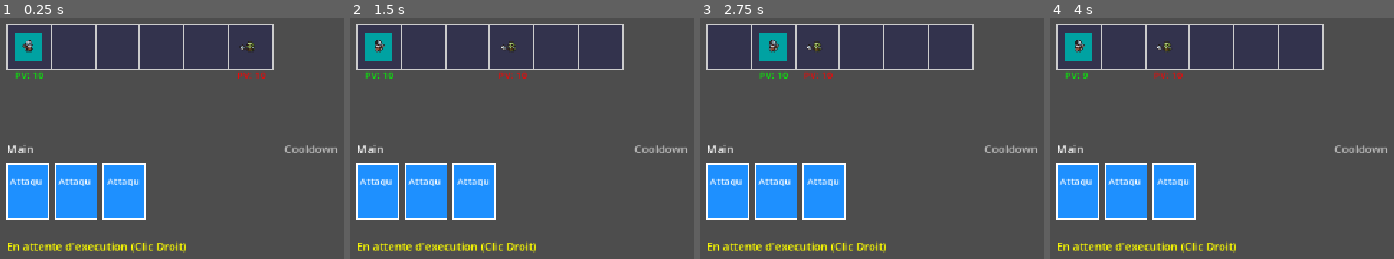
Above: before the commit, frames 1-4 (left to right).
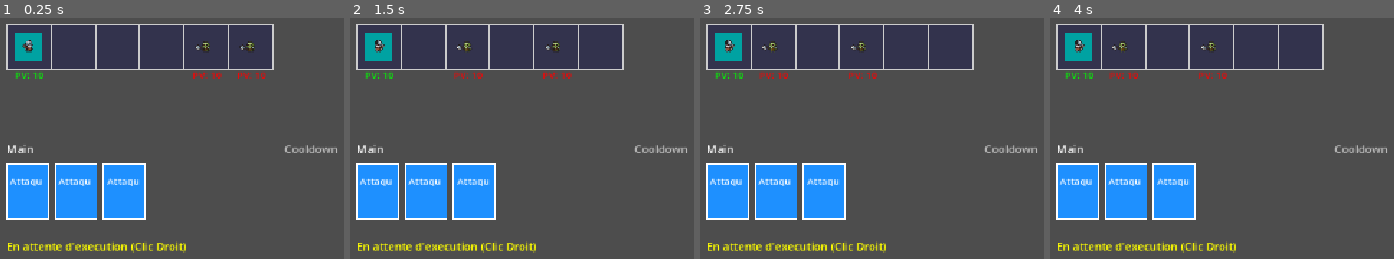
Above: after the commit, the same moments.

Repository: NiorsHaz/GMJ-Instase-2026
Game: Godot game, scene res://Scene/level_test.tscn
Same seed, same stepped clock (60 frames per second), same inputs: the game is played once before the commit and once after it.
Inputs (mouse positions are in pixels of both pictures, inside the frame that each line leads up to):
- Up to frame 1 (0.25 s): no input
- Up to frame 2 (1.5 s): tap Enter (ui_accept) at 0.5, 0.77, 1.25 s; move the mouse to (outside the picture) at 0.52 s; hold Right (ui_right) 0.53-1.28 s; tap E at 0.6, 1.35 s; click (outside the picture) at 0.67 s; move the mouse to (525, 133) at 1.27 s; hold Left (ui_left) from 1.28 s (still down)
- Up to frame 3 (2.75 s): tap Enter (ui_accept) at 1.52, 2 s; move the mouse to (outside the picture) at 2.02 s; release Left (ui_left) at 2.03 s; hold Right (ui_right) from 2.03 s (still down); tap E at 2.1 s
- Up to frame 4 (4 s): tap Enter (ui_accept) at 2.75, 3.02, 3.5, 3.77 s; move the mouse to (1345, 201) at 2.77 s; tap E at 2.85, 3.6 s; click (1345, 201) at 2.92 s; move the mouse to (outside the picture) at 3.52 s; release Right (ui_right) at 3.53 s; hold Left (ui_left) from 3.53 s (still down)

The runs differ from the first frame. In frame 1, 0.2% of the frame differs, in the area x 56-65%, y 9-26%; in frame 2, 0.6%; in frame 3, 2.5%, in the area x 4-52%, y 6-26%; in frame 4, 0.7%.

Commit message:
multi enemies

Diff:
--- a/Scripts/script.gd
+++ b/Scripts/script.gd
@@ -9,6 +9,7 @@
 var horizontal_grid: Array = []
 var player_instance: Node2D = null
 var enemy_instance: Node2D = null
+var enemies: Array = []
 var player_hand: Array[ActionTile] = []
 var action_queue: Array[ActionTile] = []
 var cooldown_list: Array[ActionTile] = []
@@ -22,7 +23,8 @@
 func _ready() -> void:
 	generate_grid()
 	spawn_player()
-	spawn_enemy()
+	# spawn_enemy()
+	spawn_enemies(2)
 	setup_deck()
 	if is_instance_valid(enemy_instance):
 		enemy_instance.call("plan_next_action", player_instance)
@@ -64,6 +66,30 @@
 	enemy_instance.z_index = 10
 	enemy_cell["occupied_by"] = enemy_instance
 
+func spawn_enemies(count: int) -> void:
+	var max_allowed = int(cell_count / 2.0)
+	if count > max_allowed:
+		print("Attention : Nombre d'ennemis trop élevé (Max autorisé : ", max_allowed, "). Ajusté à ", max_allowed)
+		count = max_allowed
+	var free_cells: Array = []
+	for cell in horizontal_grid:
+		if cell["occupied_by"] == null:
+			free_cells.append(cell)
+	var spawned_count = 0
+	for i in range(free_cells.size() - 1, -1, -1):
+		if spawned_count >= count:
+			break
+		var target_cell = free_cells[i]
+		var enemy_instance = ENEMY_SCENE.instantiate()
+		add_child(enemy_instance)
+		var center_offset = Vector2(cell_width / 2.0, cell_height / 2.0)
+		enemy_instance.call("setup_position", target_cell["position"] + center_offset, target_cell["index"])
+		enemy_instance.z_index = 10
+		target_cell["occupied_by"] = enemy_instance
+		enemies.append(enemy_instance)
+		enemy_instance.call("plan_next_action", player_instance)
+		spawned_count += 1
+
 func _draw() -> void:
 	for cell in horizontal_grid:
 		var rect = Rect2(cell["position"], Vector2(cell_width, cell_height))
@@ -73,10 +99,11 @@
 		var p_hp = player_instance.get("health")
 		var p_pos = player_instance.global_position + Vector2(-20, 45)
 		draw_string(ThemeDB.fallback_font, p_pos, "PV: " + str(p_hp), HORIZONTAL_ALIGNMENT_CENTER, -1, 14, Color.GREEN)
-	if is_instance_valid(enemy_instance):
-		var e_hp = enemy_instance.get("health")
-		var e_pos = enemy_instance.global_position + Vector2(-20, 45)
-		draw_string(ThemeDB.fallback_font, e_pos, "PV: " + str(e_hp), HORIZONTAL_ALIGNMENT_CENTER, -1, 14, Color.RED)
+	for enemy in enemies:
+		if is_instance_valid(enemy):
+			var e_hp = enemy.get("health")
+			var e_pos = enemy.global_position + Vector2(-20, 45)
+			draw_string(ThemeDB.fallback_font, e_pos, "PV: " + str(e_hp), HORIZONTAL_ALIGNMENT_CENTER, -1, 14, Color.RED)
 	draw_string(ThemeDB.fallback_font, HAND_POS + Vector2(0, -15), "Main", HORIZONTAL_ALIGNMENT_LEFT, -1, 16, Color.WHITE)
 	for i in range(player_hand.size()):
 		var tile = player_hand[i]
@@ -143,15 +170,18 @@
 	clean_grid_occupants()
 	var target_cell = horizontal_grid[target_index]
 	var occupant_before_turn = target_cell["occupied_by"]
-	var enemy_was_already_on_target = is_instance_valid(occupant_before_turn) and occupant_before_turn == enemy_instance
-	if is_instance_valid(enemy_instance):
-		enemy_instance.call("execute_prepared_action", self, player_instance)
+	var enemy_on_target_before = null
+	if is_instance_valid(occupant_before_turn) and occupant_before_turn != player_instance:
+		enemy_on_target_before = occupant_before_turn
+	for enemy in enemies:
+		if is_instance_valid(enemy):
+			enemy.call("execute_prepared_action", self, player_instance)
 	clean_grid_occupants()
 	if is_instance_valid(player_instance):
 		var current_index = int(player_instance.get("current_cell_index"))
 		var current_cell = horizontal_grid[current_index]
 		var center_offset = Vector2(cell_width / 2.0, cell_height / 2.0)
-		if enemy_was_already_on_target and is_instance_valid(enemy_instance):
+		if enemy_on_target_before != null and is_instance_valid(enemy_on_target_before):
 			var enemy_index = target_index
 			var movement_dir = target_index - current_index
 			var behind_enemy_index = enemy_index + movement_dir
@@ -160,23 +190,22 @@
 				current_cell["occupied_by"] = null
 				behind_cell["occupied_by"] = player_instance
 				player_instance.call("move_to", behind_cell["position"] + center_offset, behind_enemy_index)
-				print("Faufilage : Le joueur passe derrière l'ennemi !")
 			else:
-				current_cell["occupied_by"] = enemy_instance
-				enemy_instance.call("setup_position", current_cell["position"] + center_offset, current_index)
+				current_cell["occupied_by"] = enemy_on_target_before
+				enemy_on_target_before.call("setup_position", current_cell["position"] + center_offset, current_index)
 				target_cell["occupied_by"] = player_instance
 				player_instance.call("move_to", target_cell["position"] + center_offset, target_index)
-				print("Swap : Le joueur échange sa place avec l'ennemi.")
 		else:
 			if target_cell["occupied_by"] != null and target_cell["occupied_by"] != player_instance:
-				print("Bloqué ! L'ennemi a pris la case en premier, le joueur ne bouge pas.")
+				print("Bloqué par un ennemi qui vient d'avancer !")
 			else:
 				current_cell["occupied_by"] = null
 				target_cell["occupied_by"] = player_instance
 				player_instance.call("move_to", target_cell["position"] + center_offset, target_index)
 	clean_grid_occupants()
-	if is_instance_valid(enemy_instance):
-		enemy_instance.call("plan_next_action", player_instance)
+	for enemy in enemies:
+		if is_instance_valid(enemy):
+			enemy.call("plan_next_action", player_instance)
 	tick_cooldowns()
 	queue_redraw()
 
@@ -239,14 +268,19 @@
 			cooldown_list.remove_at(i)
 		i -= 1
 
+# degager les enemies mort
 func clean_grid_occupants() -> void:
 	for cell in horizontal_grid:
 		cell["occupied_by"] = null
+	for i in range(enemies.size() - 1, -1, -1):
+		if not is_instance_valid(enemies[i]):
+			enemies.remove_at(i)
 	if is_instance_valid(player_instance):
 		var p_idx = int(player_instance.get("current_cell_index"))
 		if p_idx >= 0 and p_idx < horizontal_grid.size():
 			horizontal_grid[p_idx]["occupied_by"] = player_instance
-	if is_instance_valid(enemy_instance):
-		var e_idx = int(enemy_instance.get("current_cell_index"))
-		if e_idx >= 0 and e_idx < horizontal_grid.size():
-			horizontal_grid[e_idx]["occupied_by"] = enemy_instance
+	for enemy in enemies:
+		if is_instance_valid(enemy):
+			var e_idx = int(enemy.get("current_cell_index"))
+			if e_idx >= 0 and e_idx < horizontal_grid.size():
+				horizontal_grid[e_idx]["occupied_by"] = enemy
